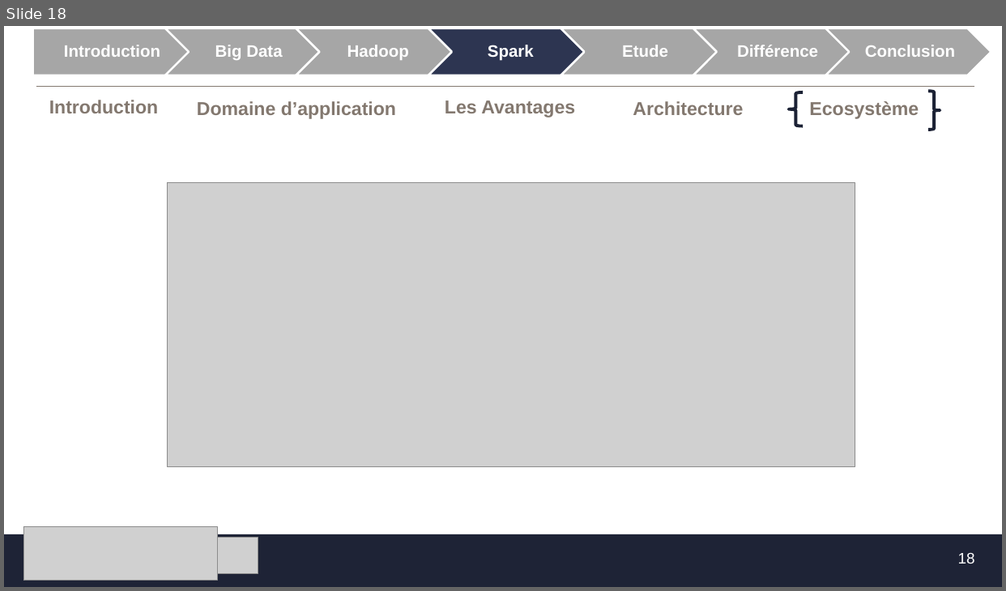
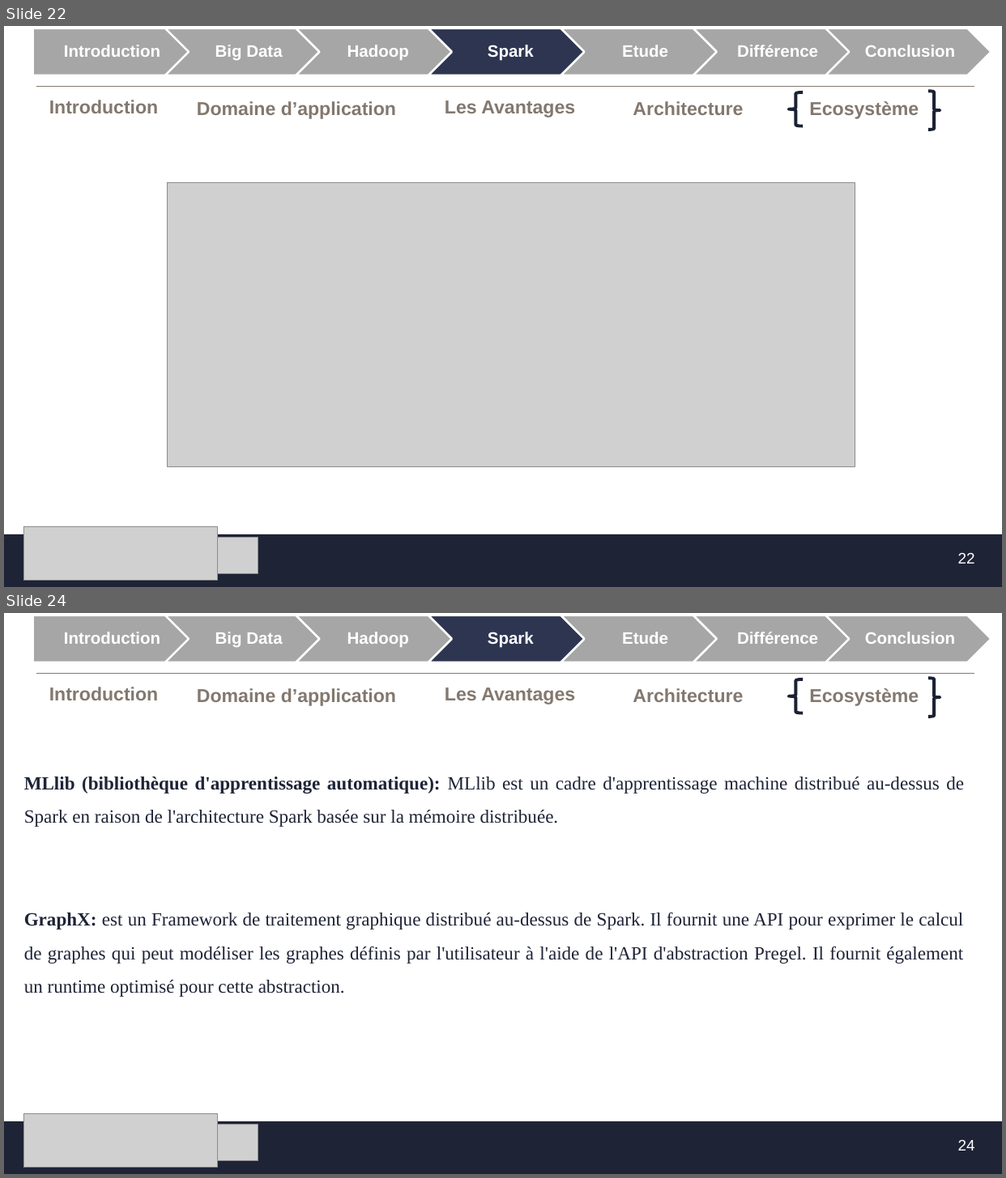
Before and after one commit to MF-13/E-Learning_Platforme, a slide deck: SFE/Présentation_SFE.pptx. Shown one above the other, each under a label of ours: slide 18 before the commit, slides 22 and 24 after it; the slides between them are not shown. The pictures are 1006x591 and 1006x1178 pixels, drawn with LibreOffice and Linux fonts; fonts in the diff are those of the drawing; grey boxes stand for pictures; background and template pictures are left out. Boxes give left, top, right and bottom in pixels: in the first picture for what was removed or moved away, otherwise in the second. Text is boxed around its words. In the diff, an @@ line names an element or a change of style, - is before the commit and + after.

```diff
--- a/SFE/Présentation_SFE.pptx
+++ b/SFE/Présentation_SFE.pptx
@@ slide 24 added at <box>4,613,1002,1174</box>, background #FFFFFF; not listed: 4 template elements that a slide beside it also shows @@
@@ group added at <box>32,615,991,662</box>: 7 texts, 6 chevrons, 1 pentagon arrow @@
+Introduction
+Big Data
+Hadoop
+Spark
+Etude
+Différence
+Conclusion
@@ left brace added at <box>789,679,803,713</box>, outline #1D2235 3 pt @@
@@ right brace added at <box>928,678,940,717</box>, outline #1D2235 3 pt @@
@@ title added at <box>49,687,159,700</box>, 18 pt, text #83786F, bold @@
+Introduction
@@ text added at <box>197,688,396,706</box>, 18 pt, text #83786F, bold @@
+Domaine d’application
@@ text added at <box>445,688,575,705</box>, 18 pt, text #83786F, bold @@
+Les Avantages
@@ text added at <box>633,688,743,702</box>, 18 pt, text #83786F, bold @@
+Architecture
@@ text added at <box>809,688,918,706</box>, 18 pt, text #83786F, bold @@
+Ecosystème
@@ text added at <box>24,777,964,827</box>, 18 pt, text #1E2336 @@
+MLlib (bibliothèque d'apprentissage automatique): MLlib est un cadre d'apprentissage machine distribué au-dessus de Spark en raison de l'architecture Spark basée sur la mémoire distribuée.
@@ text added at <box>24,912,963,997</box>, 18 pt, text #1E2336 @@
+GraphX: est un Framework de traitement graphique distribué au-dessus de Spark. Il fournit une API pour exprimer le calcul de graphes qui peut modéliser les graphes définis par l'utilisateur à l'aide de l'API d'abstraction Pregel. Il fournit également un runtime optimisé pour cette abstraction.
@@ picture added at <box>23,1114,217,1168</box> @@
@@ picture added at <box>23,1125,258,1161</box> @@
@@ page number added at <box>958,1140,975,1151</box>, 14.7 pt, text #FFFFFF @@
+24
@@ what was slide 18 is now slide 22 @@
@@ page number at <box>958,553,975,564</box>: text changed @@
-18
+22
```
Also in this commit, not shown: 10 slides changed, 13 other slides added.
